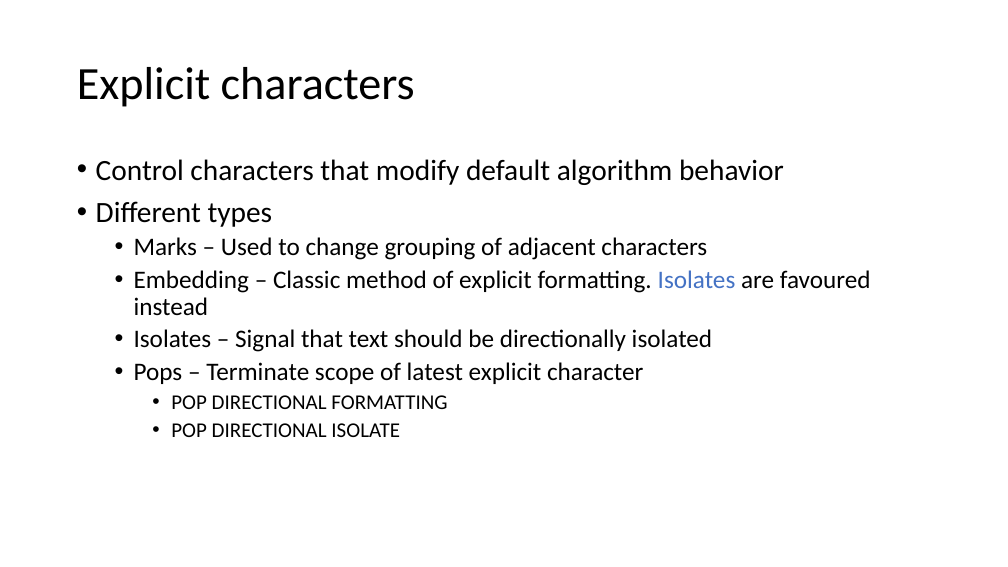
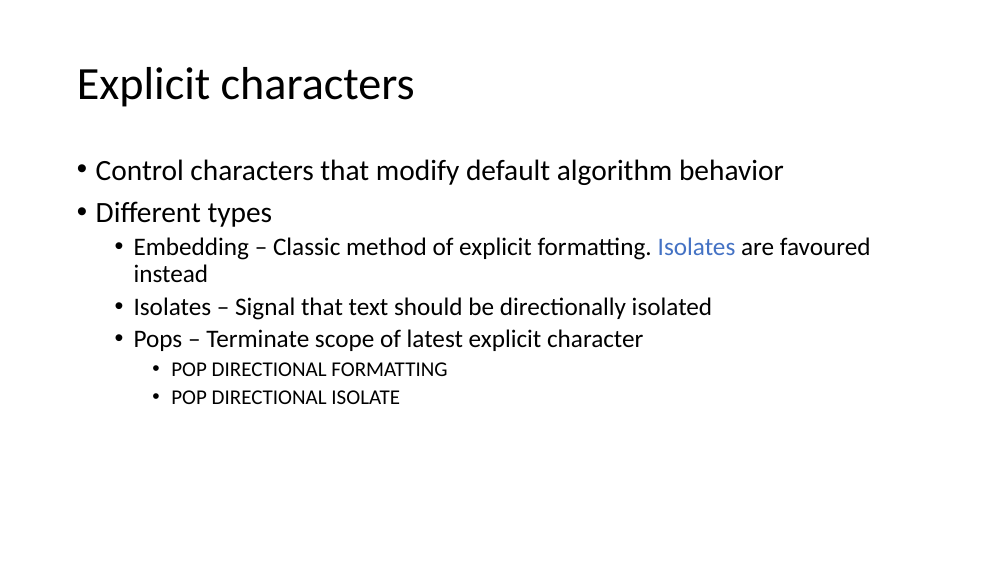
Before and after one commit to dsafa/rtl-demo, a slide deck: slide 11 of RTL.pptx. Drawn at 1008x567 pixels with LibreOffice and Linux fonts; fonts in the diff are those of the drawing. Boxes give left, top, right and bottom in pixels: in the first picture for what was removed or moved away, otherwise in the second. Text is boxed around its words. In the diff, an @@ line names an element or a change of style, - is before the commit and + after.

```diff
--- a/RTL.pptx
+++ b/RTL.pptx
@@ text at [134, 237, 707, 260]: paragraph removed @@
-  • Marks – Used to change grouping of adjacent characters
```
Also in this commit, not shown: 14 other slides changed, 4 slides added, 1 other file.
